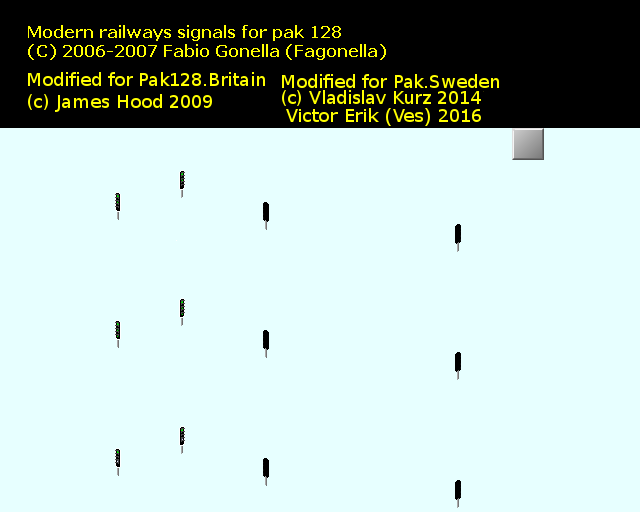
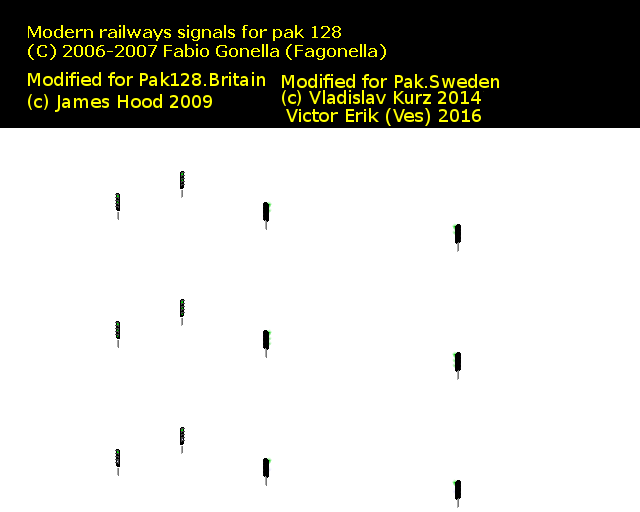
Layered file, before and after one edit (640x512). Changes by layer:
added layer "Flare" above "Bakgrund" over [267,201,457,494]
hid "Bakgrund" over [0,128,640,512]
